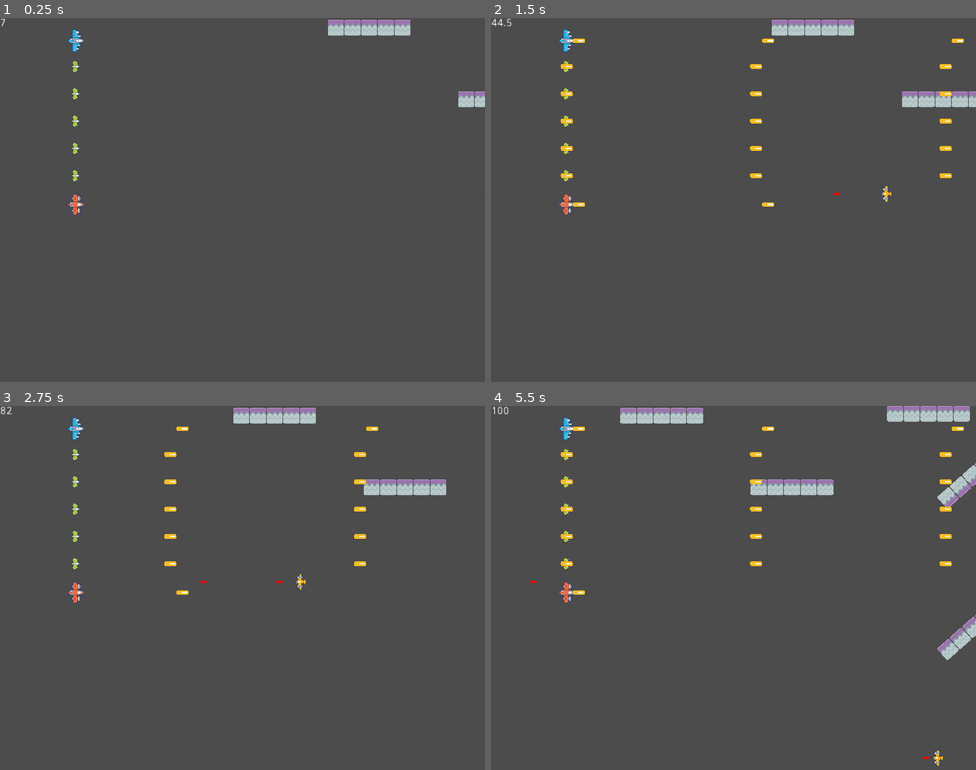
Above: before the commit, frames 1-4 (two rows, left to right).
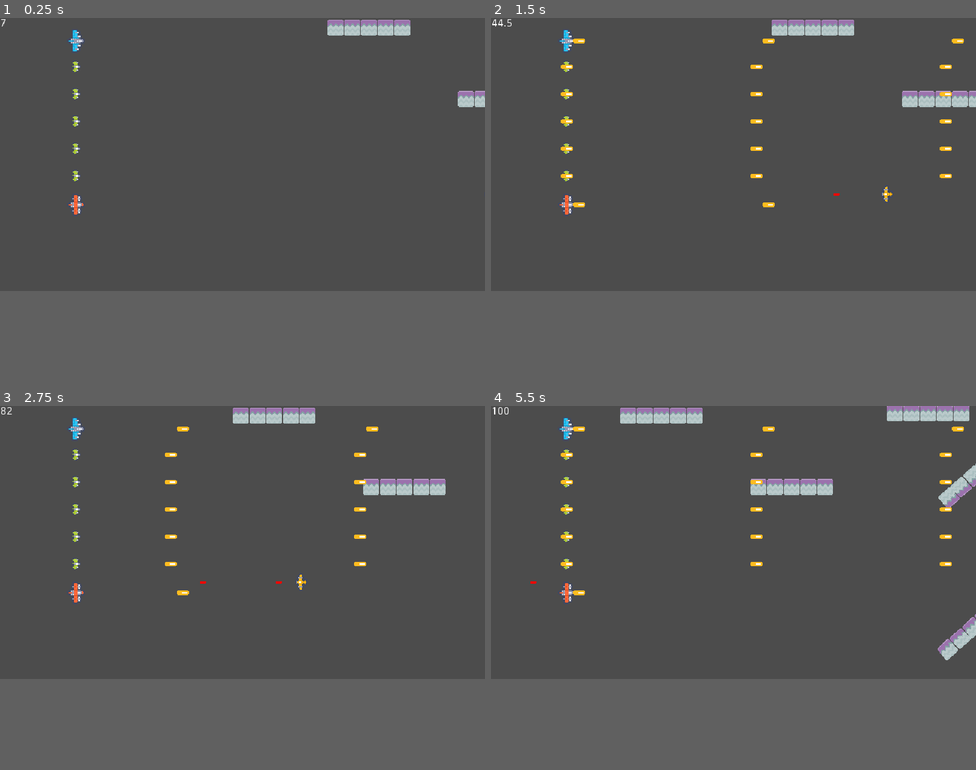
Above: after the commit, the same moments.

Repository: Extor3D/DestinysClan
Game: Godot game, scene res://TestScene.tscn
The game is run twice, just before and just after one commit, with the same random seed, the same clock (stepped at 60 frames per second) and the same inputs.
Inputs:
- Up to frame 1 (0.25 s): no input
- Up to frame 2 (1.5 s): hold Space (activate_formation) 0.53-1.28 s; tap Space (activate_formation) at 1.35 s
- Up to frame 3 (2.75 s): hold Space (activate_formation) from 2.03 s (still down)
- Up to frame 4 (5.5 s): release Space (activate_formation) at 2.78 s; tap Space (activate_formation) at 2.85, 4.35 s; hold Space (activate_formation) 3.53-4.28 s; hold Space (activate_formation) from 5.03 s (still down)
In our replay, the window is 800x600 before the commit and 800x450 after it. These sizes can differ from the game's own. Grey fills any space a smaller window leaves; there, only what the larger window draws over its background counts as a difference.

The runs differ from the first frame. In frame 1, 0.2% of the frame differs, in the area x 0-100%, y 0-54%; in frame 2, 0.3%; in frame 3, 0.5%; in frame 4, 0.7%, in the area x 0-100%, y 0-99%.

Commit message:
Agrego efecto de defensa a las formaciones

Diff:
--- a/SpaceshipHarem/Player/ControlledShip.tscn
+++ b/SpaceshipHarem/Player/ControlledShip.tscn
@@ -19,3 +19,5 @@
 
 [node name="CollisionShape2D" type="CollisionShape2D" parent="."]
 shape = SubResource( 1 )
+
+[node name="Timer" type="Timer" parent="."]
--- /dev/null
+++ b/SpaceshipHarem/Player/Formations/Effects/DefenseEffect.gd
@@ -0,0 +1,13 @@
+extends Area2D
+
+func _physics_process(delta):
+	position = get_parent().get_higher_ship()
+
+func _on_DefenseEffect_area_entered(area):
+	area.queue_free()
+
+func _on_DefenseEffect_body_entered(body):
+	body.queue_free()
+
+func _on_EffectTime_timeout():
+	queue_free()
--- /dev/null
+++ b/SpaceshipHarem/Player/Formations/Effects/DefenseEffect.tscn
@@ -0,0 +1,26 @@
+[gd_scene load_steps=2 format=2]
+
+[ext_resource path="res://Player/Formations/Effects/DefenseEffect.gd" type="Script" id=1]
+
+[node name="DefenseEffect" type="Area2D"]
+collision_layer = 0
+collision_mask = 40
+script = ExtResource( 1 )
+
+[node name="Polygon2D" type="Polygon2D" parent="."]
+position = Vector2( 62.9, 44.6 )
+color = Color( 0.109804, 0.780392, 0.870588, 0.552941 )
+polygon = PoolVector2Array( -45, -61, 19, -24, 37, 2.00001, 37, 33, 20, 56, -44, 91, 36, 74, 69, 51, 69, -7, 36, -40 )
+
+[node name="CollisionPolygon2D" type="CollisionPolygon2D" parent="."]
+position = Vector2( 18.9, 56.6 )
+polygon = PoolVector2Array( 0, -73, 63, -36, 81, -10, 81, 22, 63, 44, 1, 79, 80, 62, 113, 40, 113, -19, 80, -52 )
+
+[node name="EffectTime" type="Timer" parent="."]
+wait_time = 3.0
+one_shot = true
+autostart = true
+
+[connection signal="area_entered" from="." to="." method="_on_DefenseEffect_area_entered"]
+[connection signal="body_entered" from="." to="." method="_on_DefenseEffect_body_entered"]
+[connection signal="timeout" from="EffectTime" to="." method="_on_EffectTime_timeout"]
--- a/SpaceshipHarem/Player/Formations/Formation.gd
+++ b/SpaceshipHarem/Player/Formations/Formation.gd
@@ -1,3 +1,10 @@
 extends Area2D
 
 export(float) var energy = 80
+var effect_scene = preload("res://Player/Formations/Effects/DefenseEffect.tscn")
+
+func do_effect(scale):
+	var effect = effect_scene.instance()
+	effect.scale = Vector2(scale, scale)
+	effect.position = get_parent().owner.get_higher_ship()
+	get_parent().owner.add_child(effect)
--- a/SpaceshipHarem/Player/Scripts/Player.gd
+++ b/SpaceshipHarem/Player/Scripts/Player.gd
@@ -11,6 +11,7 @@
 
 var energy : float = 0
 var ships : Array
+var joints : Array
 var ship_scene = preload("res://Player/SmallShip.tscn")
 var chain_scene = preload("res://Player/Chain.tscn")
 var shot_scene = preload("res://Player/Shot.tscn")
@@ -51,6 +52,7 @@
 		lastNode = NodePath(chain.get_path())
 		nextPosition = chain.position
 		j.set_node_b(lastNode)
+		joints.append(j)
 
 		#Calculate next position
 		nextPosition = calc_next_position(chain.position, chain)
@@ -73,7 +75,7 @@
 				f.position = get_higher_ship()
 				f.scale = Vector2(s, s)
 				if is_formation_done(f):
-					print(f)
+					f.do_effect(s)
 					energy -= f.energy
 
 func _process(delta):
@@ -86,7 +88,6 @@
 		if b.get_collision_layer() == 4:
 			b.queue_free()
 			return true
-
 	return false
 
 func take_damage(damage):
--- a/SpaceshipHarem/project.godot
+++ b/SpaceshipHarem/project.godot
@@ -27,10 +27,11 @@
 [display]
 
 window/size/width=640
-window/size/height=480
+window/size/height=360
+window/size/resizable=false
 window/size/test_width=1280
-window/size/test_height=960
-window/stretch/mode="2d"
+window/size/test_height=720
+window/stretch/mode="viewport"
 window/stretch/aspect="keep"
 
 [importer_defaults]
@@ -120,4 +121,5 @@
 
 [rendering]
 
+2d/snapping/use_gpu_pixel_snap=true
 environment/default_environment="res://default_env.tres"
